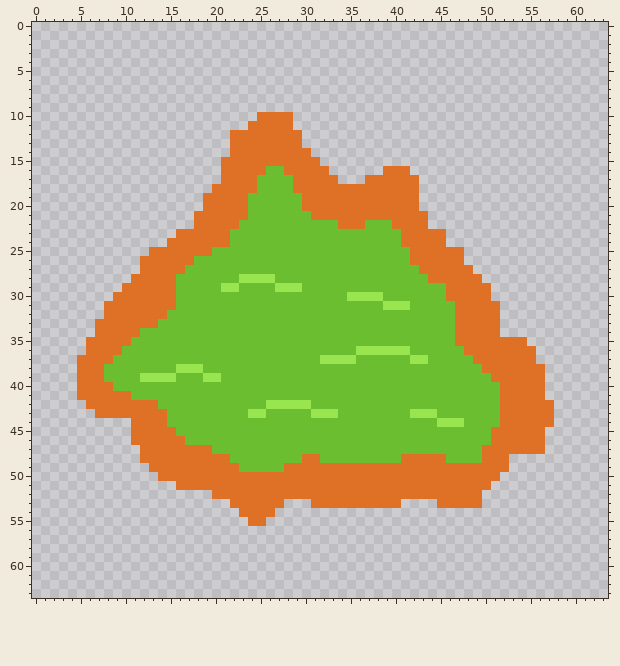
One commit to this pixel-art file: aseprite/GooPool.aseprite. This is how it looked before the edit.
64x64 pixels, 1 frame.
After the commit:
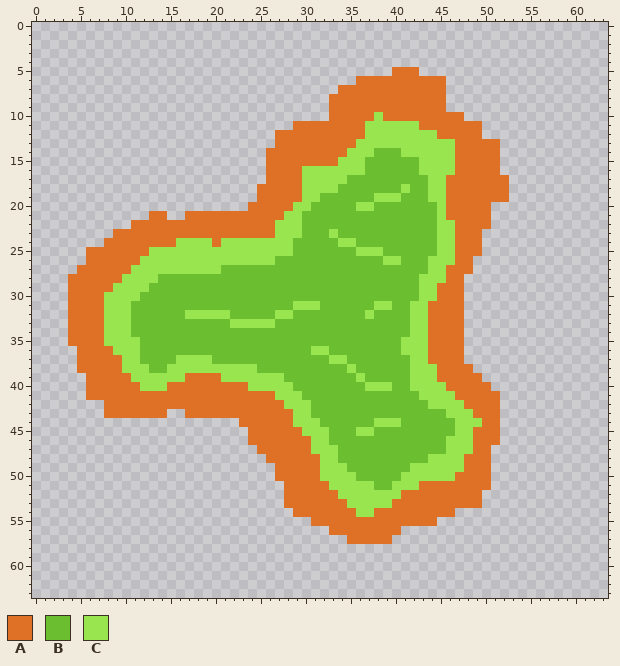
Palette (. is transparent): A #df7126  B #6abe30  C #99e550
Changes in this commit:
@@ x 0..63 @@
  4 ................................................................
- 5 ................................................................
- 6 ................................................................
- 7 ................................................................
- 8 ................................................................
- 9 ................................................................
-10 .........................AAAA...................................
-11 ........................AAAAA...................................
-12 ......................AAAAAAAA..................................
-13 ......................AAAAAAAA..................................
-14 ......................AAAAAAAAA.................................
-15 .....................AAAAAAAAAAA................................
-16 .....................AAAAABBAAAAA......AAA......................
-17 .....................AAAABBBBAAAAA...AAAAAA.....................
-18 ....................AAAAABBBBAAAAAAAAAAAAAA.....................
-19 ...................AAAAABBBBBBAAAAAAAAAAAAA.....................
-20 ...................AAAAABBBBBBAAAAAAAAAAAAA.....................
-21 ..................AAAAAABBBBBBBAAAAAAAAAAAAA....................
-22 ..................AAAAABBBBBBBBBBBAAABBBAAAA....................
-23 ................AAAAAABBBBBBBBBBBBBBBBBBBAAAAA..................
-24 ...............AAAAAAABBBBBBBBBBBBBBBBBBBAAAAA..................
-25 .............AAAAAAABBBBBBBBBBBBBBBBBBBBBBAAAAAA................
-26 ............AAAAAABBBBBBBBBBBBBBBBBBBBBBBBAAAAAA................
-27 ............AAAAABBBBBBBBBBBBBBBBBBBBBBBBBBAAAAAA...............
-28 ...........AAAAABBBBBBBCCCCBBBBBBBBBBBBBBBBBAAAAAA..............
-29 ..........AAAAAABBBBBCCBBBBCCCBBBBBBBBBBBBBBBBAAAAA.............
-30 .........AAAAAAABBBBBBBBBBBBBBBBBBBCCCCBBBBBBBAAAAA.............
-31 ........AAAAAAAABBBBBBBBBBBBBBBBBBBBBBBCCCBBBBBAAAAA............
-32 ........AAAAAAABBBBBBBBBBBBBBBBBBBBBBBBBBBBBBBBAAAAA............
-33 .......AAAAAAABBBBBBBBBBBBBBBBBBBBBBBBBBBBBBBBBAAAAA............
-34 .......AAAAABBBBBBBBBBBBBBBBBBBBBBBBBBBBBBBBBBBAAAAA............
-35 ......AAAAABBBBBBBBBBBBBBBBBBBBBBBBBBBBBBBBBBBBAAAAAAAA.........
-36 ......AAAABBBBBBBBBBBBBBBBBBBBBBBBBBCCCCCCBBBBBBAAAAAAAA........
-37 .....AAAABBBBBBBBBBBBBBBBBBBBBBBCCCCBBBBBBCCBBBBBAAAAAAA........
-38 .....AAABBBBBBBBCCCBBBBBBBBBBBBBBBBBBBBBBBBBBBBBBBAAAAAAA.......
-39 .....AAABBBBCCCCBBBCCBBBBBBBBBBBBBBBBBBBBBBBBBBBBBBAAAAAA.......
-40 .....AAAABBBBBBBBBBBBBBBBBBBBBBBBBBBBBBBBBBBBBBBBBBBAAAAA.......
-41 .....AAAAAABBBBBBBBBBBBBBBBBBBBBBBBBBBBBBBBBBBBBBBBBAAAAA.......
-42 ......AAAAAAAABBBBBBBBBBBBCCCCCBBBBBBBBBBBBBBBBBBBBBAAAAAA......
-43 .......AAAAAAAABBBBBBBBBCCBBBBBCCCBBBBBBBBCCCBBBBBBBAAAAAA......
-44 ...........AAAABBBBBBBBBBBBBBBBBBBBBBBBBBBBBBCCCBBBBAAAAAA......
-45 ...........AAAAABBBBBBBBBBBBBBBBBBBBBBBBBBBBBBBBBBBAAAAAA.......
-46 ...........AAAAAABBBBBBBBBBBBBBBBBBBBBBBBBBBBBBBBBBAAAAAA.......
-47 ............AAAAAAAABBBBBBBBBBBBBBBBBBBBBBBBBBBBBBAAAAAAA.......
-48 ............AAAAAAAAAABBBBBBBBAABBBBBBBBBAAAAABBBBAAA...........
-49 .............AAAAAAAAAABBBBBAAAAAAAAAAAAAAAAAAAAAAAAA...........
-50 ..............AAAAAAAAAAAAAAAAAAAAAAAAAAAAAAAAAAAAAA............
-51 ................AAAAAAAAAAAAAAAAAAAAAAAAAAAAAAAAAAA.............
-52 ....................AAAAAAAAAAAAAAAAAAAAAAAAAAAAAA..............
-53 ......................AAAAAA...AAAAAAAAAA....AAAAA..............
-54 .......................AAAA.....................................
-55 ........................AA......................................
-56 ................................................................
-57 ................................................................
+ 5 ........................................AAA.....................
+ 6 ....................................AAAAAAAAAA..................
+ 7 ..................................AAAAAAAAAAAA..................
+ 8 .................................AAAAAAAAAAAAA..................
+ 9 .................................AAAAAAAAAAAAA..................
+10 .................................AAAAACAAAAAAAAA................
+11 .............................AAAAAAAACCCCCCAAAAAAA..............
+12 ...........................AAAAAAAAAACCCCCCCCAAAAA..............
+13 ...........................AAAAAAAAACCCCCCCCCCCAAAAA............
+14 ..........................AAAAAAAAACCCBBBCCCCCCAAAAA............
+15 ..........................AAAAAAAACCCBBBBBBCCCCAAAAA............
+16 ..........................AAAACCCCCCCBBBBBBCCCCAAAAA............
+17 ..........................AAAACCCCCBBBBBBBBBCCAAAAAAA...........
+18 .........................AAAAACCCCBBBBBBBCBBCCAAAAAAA...........
+19 .........................AAAAACCBBBBBBCCCBBBCCAAAAAAA...........
+20 ........................AAAAACCBBBBBCCBBBBBBBCAAAAA.............
+21 .............AA..AAAAAAAAAAACCBBBBBBBBBBBBBBBCAAAAA.............
+22 ...........AAAAAAAAAAAAAAAACCCBBBBBBBBBBBBBBBCCAAAA.............
+23 .........AAAAAAAAAAAAAAAAAACCCBBBCBBBBBBBBBBBCCAAA..............
+24 ........AAAAAAAACCCCACCCCCCCCBBBBBCCBBBBBBBBBCCAAA..............
+25 ......AAAAAAACCCCCCCCCCCCCCCCBBBBBBBCCCBBBBBBCCAAA..............
+26 ......AAAAAACCCCCCCCCCCCCCCBBBBBBBBBBBBCCBBBCCCAA...............
+27 .....AAAAAACCCCCCCCCCBBBBBBBBBBBBBBBBBBBBBBBCCAAA...............
+28 ....AAAAAACCCCBBBBBBBBBBBBBBBBBBBBBBBBBBBBBCCCAA................
+29 ....AAAAACCCCBBBBBBBBBBBBBBBBBBBBBBBBBBBBBBCCAAA................
+30 ....AAAACCCCBBBBBBBBBBBBBBBBBBBBBBBBBBBBBBBCCAAA................
+31 ....AAAACCCBBBBBBBBBBBBBBBBBBCCCBBBBBBCCBBCCAAAA................
+32 ....AAAACCCBBBBBBCCCCCBBBBBCCBBBBBBBBCBBBBCCAAAA................
+33 ....AAAACCCBBBBBBBBBBBCCCCCBBBBBBBBBBBBBBBCCAAAA................
+34 ....AAAACCCBBBBBBBBBBBBBBBBBBBBBBBBBBBBBBBCCAAAA................
+35 ....AAAACCCCBBBBBBBBBBBBBBBBBBBBBBBBBBBBBCCCAAAA................
+36 .....AAAACCCBBBBBBBBBBBBBBBBBBBCCBBBBBBBBCCCAAAA................
+37 .....AAAAACCBBBBCCCCBBBBBBBBBBBBBCCBBBBBBBCCAAAA................
+38 .....AAAAACCCBBCCCCCCCCCCBBBBBBBBBBCBBBBBBCCCAAAA...............
+39 ......AAAAACCCCCCAAAACCCCCCCBBBBBBBBCBBBBBCCCAAAAA..............
+40 ......AAAAAACCCAAAAAAAAACCCCCBBBBBBBBCCCBBCCCCAAAAA.............
+41 ......AAAAAAAAAAAAAAAAAAAAACCCBBBBBBBBBBBBBCCCCAAAAA............
+42 ........AAAAAAAAAAAAAAAAAAAACCCBBBBBBBBBBBBBCCCCAAAA............
+43 ........AAAAAAA..AAAAAAAAAAAACCBBBBBBBBBBBBBBBCCCAAA............
+44 .......................AAAAAACCCBBBBBBCCCBBBBBBCCCAA............
+45 ........................AAAAAACCCBBBCCBBBBBBBBBCCAAA............
+46 ........................AAAAAAACCBBBBBBBBBBBBBCCCAAA............
+47 .........................AAAAAACCCBBBBBBBBBBBBCCCAA.............
+48 ..........................AAAAAACCBBBBBBBBBBCCCCAAA.............
+49 ...........................AAAAACCCBBBBBBBCCCCCCAAA.............
+50 ...........................AAAAACCCCBBBBBCCCCCCAAAA.............
+51 ............................AAAAACCCCCBBCCCAAAAAAAA.............
+52 ............................AAAAAACCCCCCCAAAAAAAAA..............
+53 ............................AAAAAAACCCCCAAAAAAAAAA..............
+54 .............................AAAAAAACCAAAAAAAAA.................
+55 ...............................AAAAAAAAAAAAAA...................
+56 .................................AAAAAAAA.......................
+57 ...................................AAAAA........................
 58 ................................................................
Changed places in both pictures, as pixel boxes (x1, y1, x2, y2):
changed: (68, 67, 554, 544)
